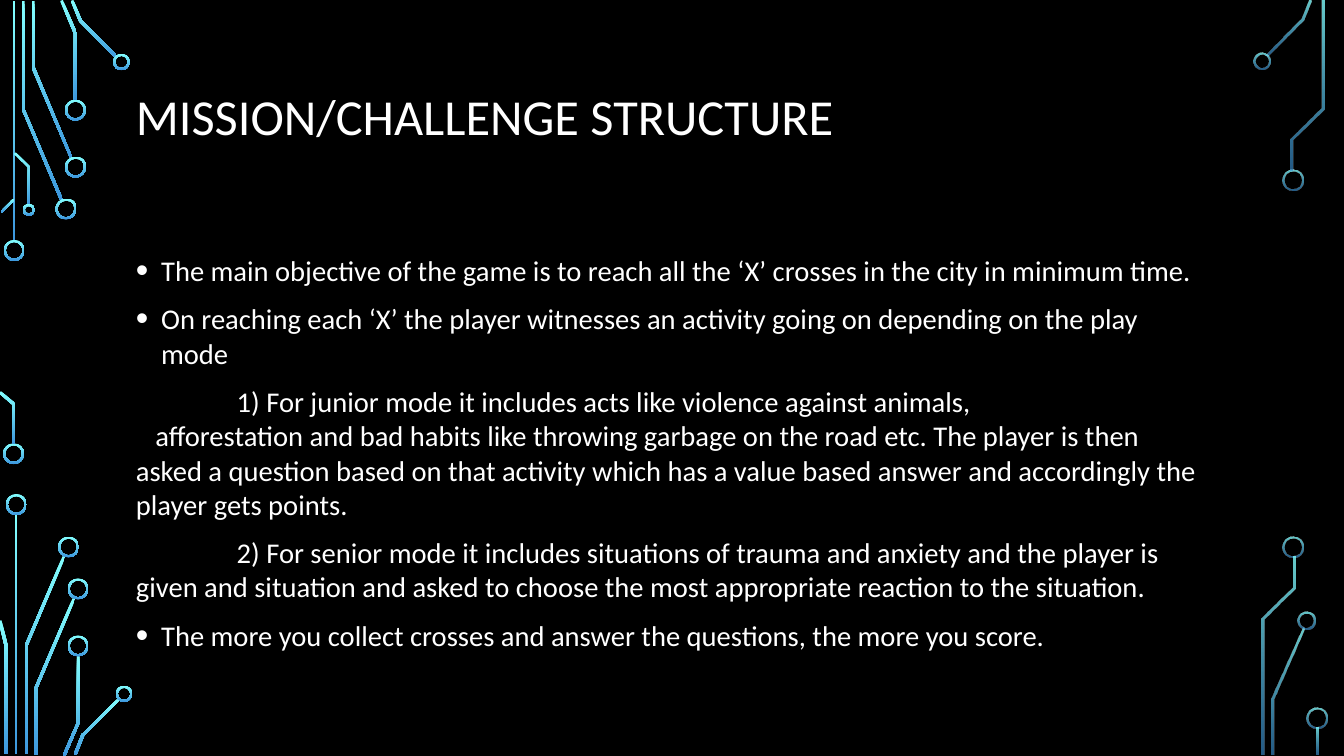
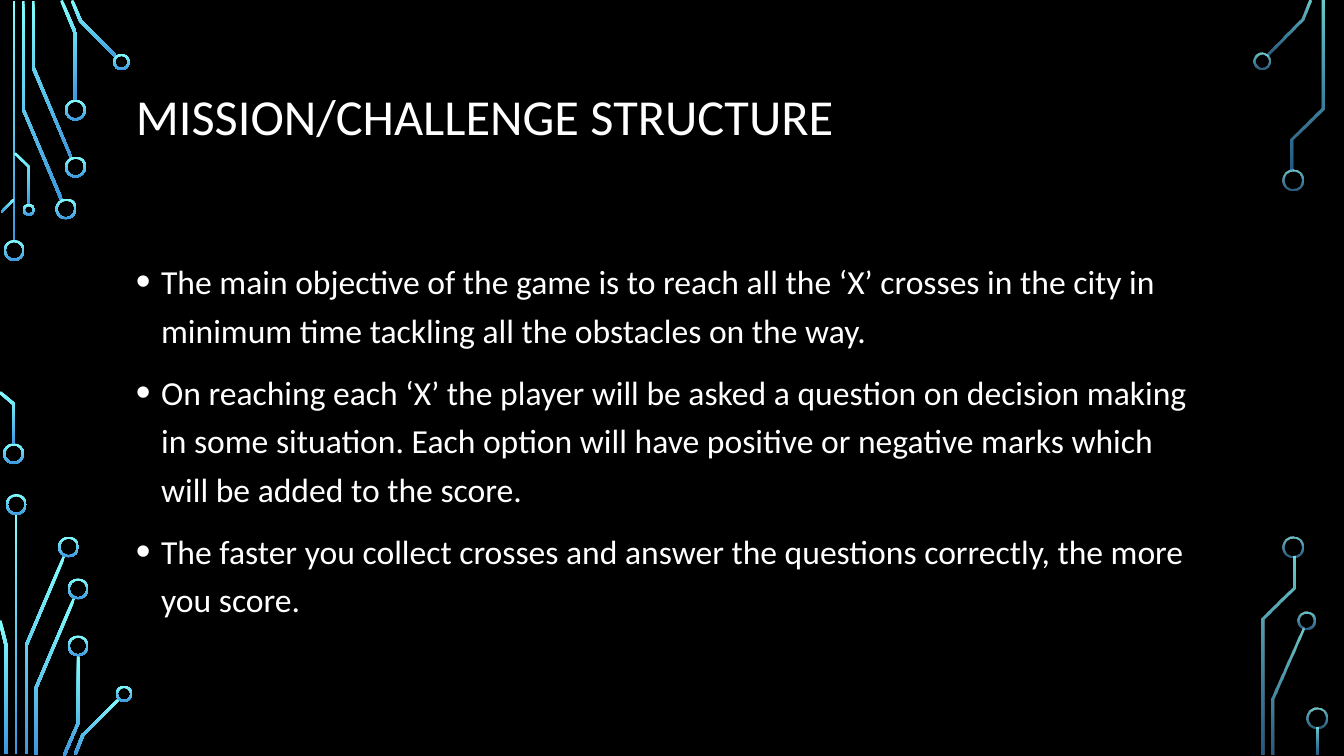
Before and after one commit to ShreyaSharma99/Game_Task3_COP290, a slide deck: slide 9 of Game_Document.pptx (slide 8 before the commit). Drawn at 1344x756 pixels with LibreOffice and Linux fonts; fonts in the diff are those of the drawing; background and template pictures are left out. Boxes give left, top, right and bottom in pixels: in the first picture for what was removed or moved away, otherwise in the second. Text is boxed around its words. In the diff, an @@ line names an element or a change of style, - is before the commit and + after.

Commit message:
Game_doc2

```diff
--- a/Game_Document.pptx
+++ b/Game_Document.pptx
@@ text at (161,270,1186,618): text changed; size 20.4 to 24 pt @@
-• The main objective of the game is to reach all the ‘X’ crosses in the city in minimum time.
-• On reaching each ‘X’ the player witnesses an activity going on depending on the play mode
-1) For junior mode it includes acts like violence against animals, afforestation and bad habits like throwing garbage on the road etc. The player is then asked a question based on that activity which has a value based answer and accordingly the player gets points.
-2) For senior mode it includes situations of trauma and anxiety and the player is given and situation and asked to choose the most appropriate reaction to the situation.
-• The more you collect crosses and answer the questions, the more you score.
+• The main objective of the game is to reach all the ‘X’ crosses in the city in minimum time tackling all the obstacles on the way.
+• On reaching each ‘X’ the player will be asked a question on decision making in some situation. Each option will have positive or negative marks which will be added to the score.
+• The faster you collect crosses and answer the questions correctly, the more you score.
```
Also in this commit, not shown: 4 other slides changed, 5 slides added.
